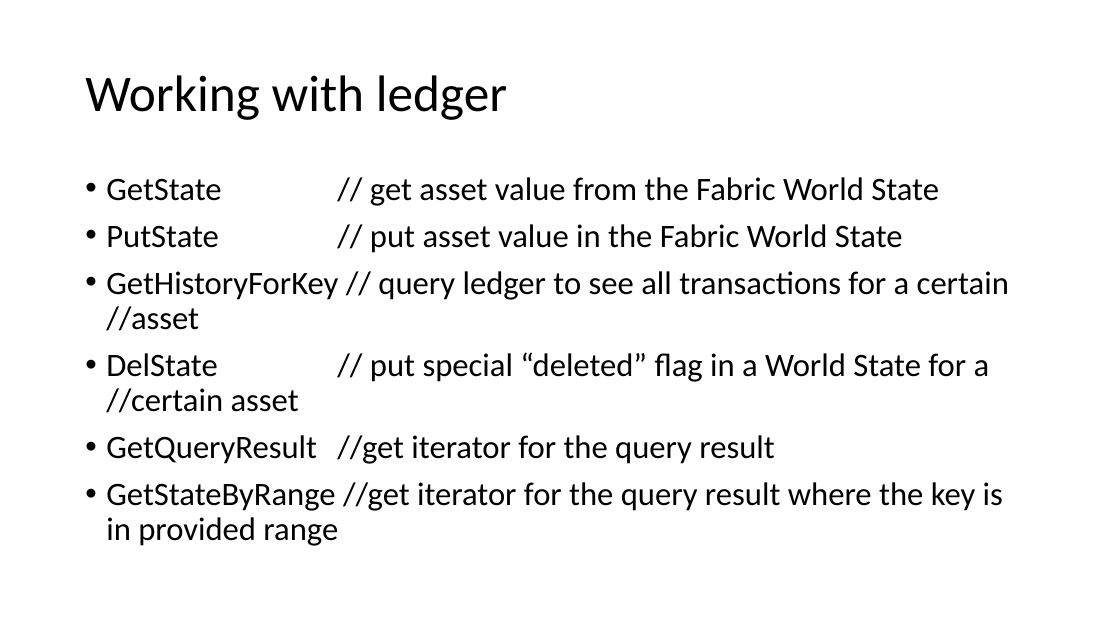
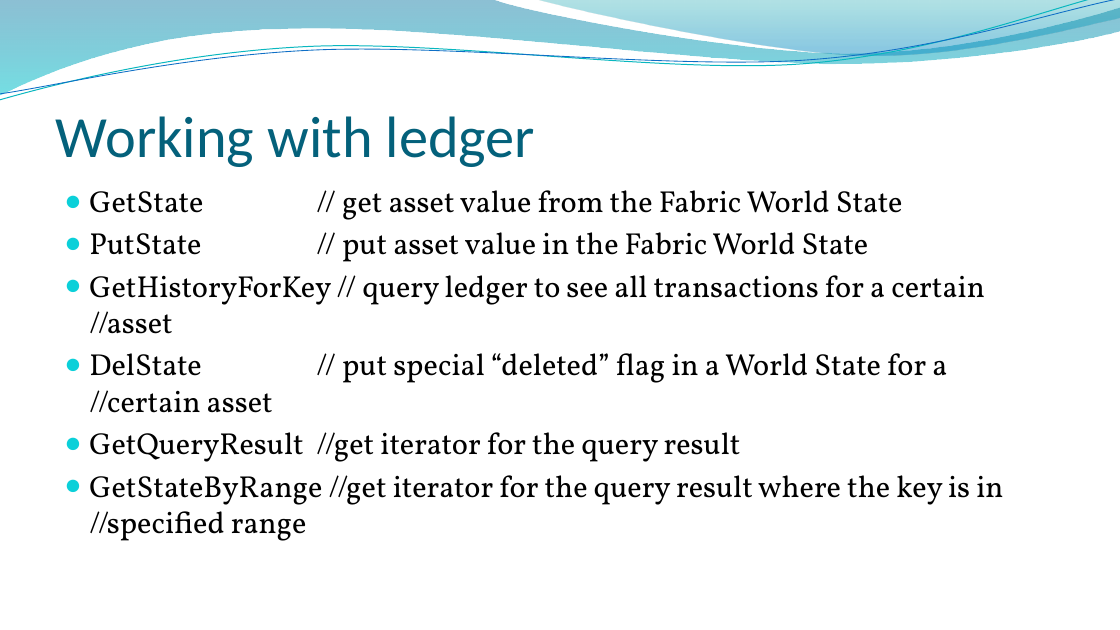
Before and after one commit to aleksamirkovic/blockchainExamples, a slide deck: slide 22 of HyperLedgerFabric.pptx (slide 24 before the commit). Drawn at 1120x630 pixels with LibreOffice and Linux fonts; fonts in the diff are those of the drawing; background and template pictures are left out. Boxes give left, top, right and bottom in pixels: in the first picture for what was removed or moved away, otherwise in the second. Text is boxed around its words. In the diff, an @@ line names an element or a change of style, - is before the commit and + after.

```diff
--- a/HyperLedgerFabric.pptx
+++ b/HyperLedgerFabric.pptx
@@ freeform shape added at (x1=0, y1=0, x2=1120, y2=95), fill gradient #0074A1 to #00C6CF @@
@@ freeform shape added at (x1=0, y1=0, x2=1120, y2=105), outline #0AB8BF 0.85 pt @@
@@ freeform shape added at (x1=0, y1=0, x2=1120, y2=100), outline #0F6FC6 0.75 pt @@
@@ freeform shape added at (x1=537, y1=0, x2=1120, y2=58), fill gradient #00A1A9 to #008BBF @@
@@ title "Working with ledger" moved from (x1=85, y1=75, x2=507, y2=120) to (x1=56, y1=116, x2=535, y2=167) @@
@@ title "Working with ledger" at (x1=56, y1=116, x2=535, y2=167): size 44 to 50 pt, text colour #000000 to #04617B; line spacing 0.9 to 1; vertical alignment middle to bottom @@
@@ text "GetState // get asset value ..." moved from (x1=106, y1=177, x2=1009, y2=546) to (x1=89, y1=190, x2=1003, y2=541) @@
@@ text at (x1=89, y1=190, x2=985, y2=462): size 28 to 26 pt, font Calibri to Vollkorn in "GetState // get asset value from the ...", "PutState // put asset value in the ...", "GetHistoryForKey // query ledger to see all ...", "DelState // put special “deleted” flag in ..." and 1 more places; bullet • to ●; line spacing 0.9 to 1; less space between paragraphs @@
@@ text at (x1=89, y1=475, x2=1003, y2=541): text changed; size 28 to 26 pt; font Calibri to Vollkorn @@
-• GetStateByRange //get iterator for the query result where the key is in provided range
+● GetStateByRange //get iterator for the query result where the key is in //specified range
```
Also in this commit, not shown: 29 other slides changed, 1 slide added, 5 slides removed.
